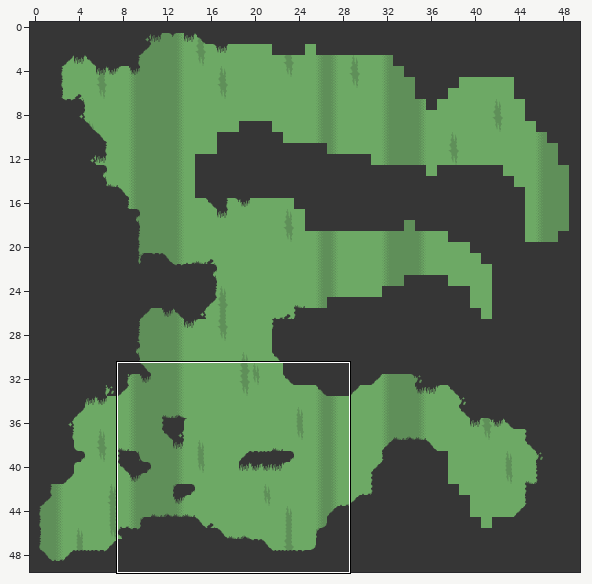
A Tiled map gets an edit: levels/level.tmx. The picture above shows the old version from afar; the outline marks the close-up.
Close-up. First the earlier version:
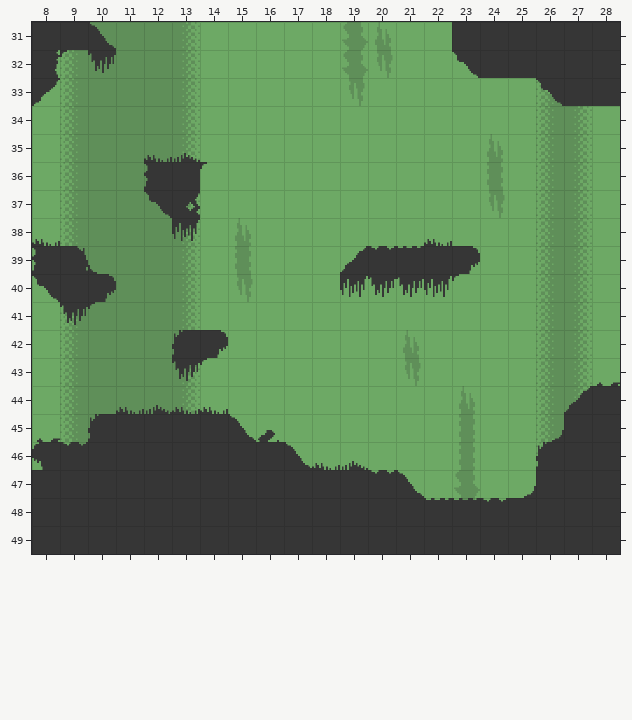
Cells are 32x32 px. Shown: x 8..28, y 31..49. The commit also changed other parts of the map, which this record leaves out.
The same view after the edit:
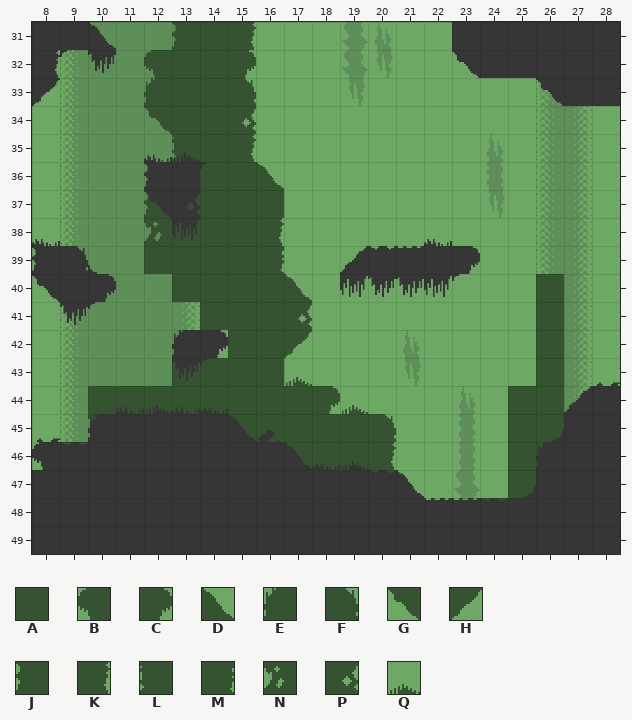
Key: from "mininicular": A 4, B 12, C 13, D 15, E 20, F 21, G 22, H 23, J 28, K 29, L 36, M 37, N 44, P 45, Q 55.
_ is an empty cell.
Tiles of an added or newly shown layer are drawn over the layers below it.
What changed:
Layer "'Middle'ground" (added):
Tile A is added in row 31 at x 14; in rows 32 to 34 at x 13 to 14; in row 35 at x 14; in row 36 at x 14 to 15; in row 37 at x 13 to 16; in row 38 at x 13 to 15.
Tile A is added in row 39 at x 12 to 15; in row 40 at x 13 to 16 and 26; in row 41 at x 14 to 16 and 26; in row 42 at x 15 to 16 and 26; in row 43 at x 13 to 16 and 26; in row 44 at x 10 to 17 and 25 to 26.
Tile A is added in row 45 at x 15 to 19 and 25 to 26; in row 46 at x 9, 17 to 19 and 25 to 26; in row 47 at x 25; in row 48 at x 24.
Tile B is added in row 32 at x 12.
Tile C is added in row 32 at x 15; in row 44 at x 18.
Tile D is added in row 36 at x 16; in row 40 at x 17.
Tile E is added in row 33 at x 12.
Tile F is added in row 33 at x 15; in row 45 at x 20.
Tile G is added in row 34 at x 12.
Tile H is added in row 42 at x 17.
Tile J is added in row 31 at x 13; in row 37 at x 12.
Tile K is added in row 31 at x 15; in row 35 at x 15; in row 38 at x 16; in rows 46 to 47 at x 20.
Tile L is added in row 35 at x 13.
Tile M is added in row 39 at x 16.
Tile N is added in row 38 at x 12; in row 45 at x 10.
Tile P is added in row 34 at x 15; in row 41 at x 17.
Tile Q is added in row 43 at x 17; in row 44 at x 19.
